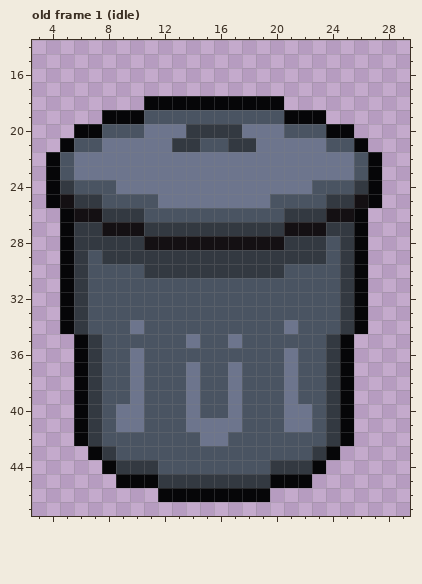
One commit to this pixel-art file: art/trashcan.aseprite. Above is the file before it was changed.
32x48 pixels, 13 frames. Shown: old frame 1 (idle): x 3..29, y 14..47. The commit also changed other frames, which this record leaves out.
After:
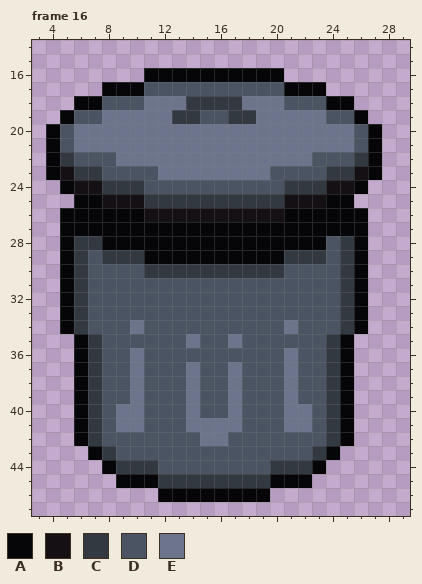
Palette (. is transparent): A #060608  B #141013  C #333941  D #4a5462  E #6d758d
A new or re-ordered frame is compared with the old frame closest to it.
Edits made:
frames 13 -> 22
Frame 16 is new; against old frame 1 (idle):
Colour A now appears in row 16 at x 11 to 20; in row 17 at x 8 to 10 and 21 to 23; in row 18 at x 6 to 7 and 24 to 25; in row 19 at x 5 and 26; in rows 20 to 21 at x 4 and 27.
The author changed colour B to colour A in row 26 at x 6 to 7 and 24 to 25; in row 27 at x 8 to 10 and 21 to 23; in row 28 at x 11 to 20.
The author changed colour C to colour A in row 24 at x 5 and 26; in row 25 at x 6 to 7 and 24 to 25; in row 26 at x 8 to 10 and 21 to 23; in row 27 at x 6 to 7, 11 to 20 and 24 to 25; in row 28 at x 8 to 10 and 21 to 23; in row 29 at x 11 to 20.
The author changed colour D to colour B in row 23 at x 5 and 26; in row 24 at x 6 to 7 and 24 to 25; in row 25 at x 8 to 10 and 21 to 23; in row 26 at x 11 to 20.
The author changed colour A to colour C in row 18 at x 14 to 17.
The author changed colour D to colour C in row 19 at x 13 to 14 and 17 to 18; in row 22 at x 5 and 26; in row 24 at x 8 and 23; in row 25 at x 11 and 20.
The author changed colour E to colour C in row 23 at x 6 to 7 and 24 to 25; in row 24 at x 9 to 10 and 21 to 22; in row 25 at x 12 to 19.
Colour D now appears in row 17 at x 11 to 20; in row 18 at x 8 to 10 and 21 to 23; in row 19 at x 6 to 7 and 24 to 25; in row 20 at x 5 and 26.
The author changed colour A to colour D in row 21 at x 5 and 26.
The author changed colour E to colour D in row 22 at x 6 to 8 and 23 to 25; in row 23 at x 8 to 11 and 20 to 23; in row 24 at x 11 to 20.
The author changed colour A to colour E in row 18 at x 11 to 13 and 18 to 20; in row 19 at x 8 to 10 and 21 to 23; in row 20 at x 6 to 7 and 24 to 25.
The author changed colour C to colour E in row 20 at x 14 to 17; in row 21 at x 13 to 14 and 17 to 18.
The author changed colour D to colour E in row 19 at x 11 to 12 and 19 to 20; in row 20 at x 8 to 10 and 21 to 23; in row 21 at x 6 to 7, 15 to 16 and 24 to 25.
The author cleared colour A in rows 24 to 25 at x 4 and 27.
The author cleared colour B in row 25 at x 5 and 26.
Pixel boxes of the changes (left, top, right, bottom) in both pictures:
changed: (46, 68, 382, 264)
